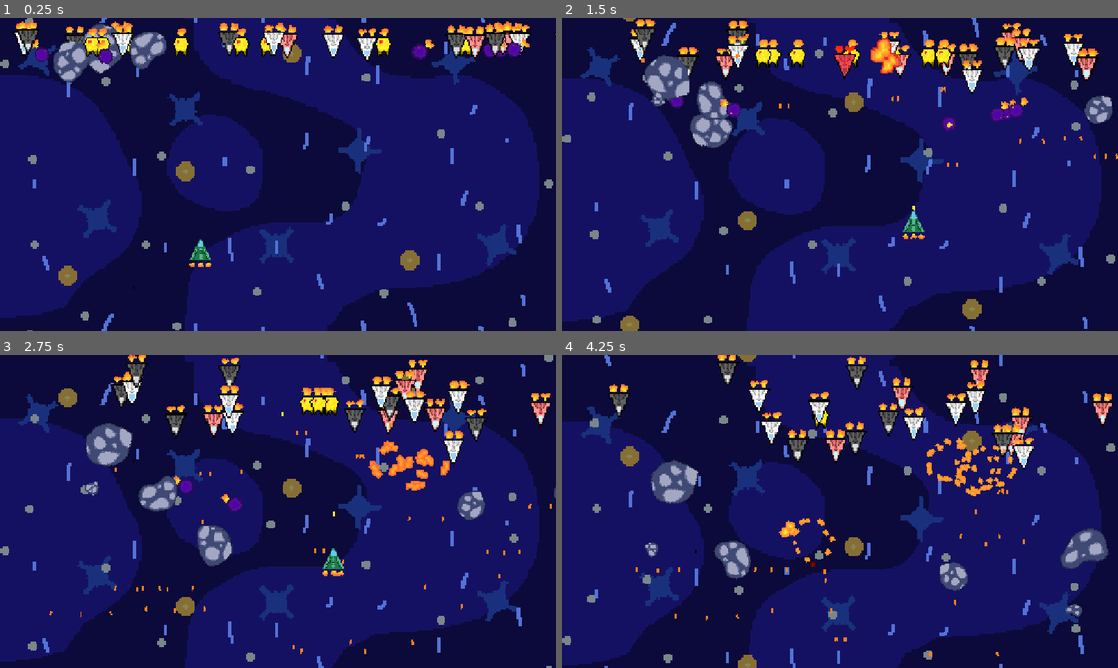
Above: before the commit, frames 1-4 (two rows, left to right).
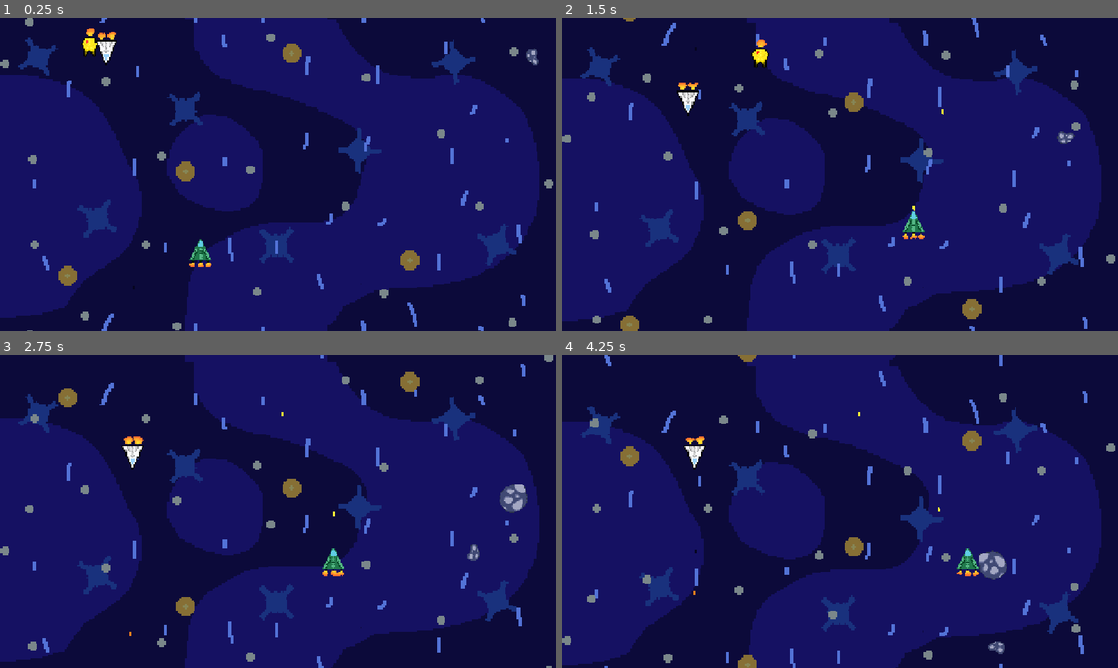
Above: after the commit, the same moments.

Repository: andreyka101/game_project_1
Game: Godot game, scene res://ALL_scenes/level/level.tscn
Two runs of this game, one before a commit and one after it. Both use one fixed random seed, a clock stepped at 60 frames per second and the inputs below.
Inputs (mouse positions are in pixels of both pictures, inside the frame that each line leads up to):
- Up to frame 1 (0.25 s): no input
- Up to frame 2 (1.5 s): move the mouse to (962, 158) at 0.52 s; tap Space (attack) at 0.6, 1.35 s; move the mouse to (728, 190) at 1.27 s
- Up to frame 3 (2.75 s): move the mouse to (333, 442) at 2.02 s; tap Space (attack) at 2.1 s
- Up to frame 4 (4.25 s): move the mouse to (812, 574) at 2.77 s; tap Space (attack) at 2.85, 3.6 s; move the mouse to (1006, 558) at 3.52 s

The runs differ from the first frame. In frame 1, 5.9% of the frame differs, in the area x 2-100%, y 1-21%; in frame 2, 8.0%; in frame 3, 9.0%; in frame 4, 9.1%, in the area x 8-100%, y 0-97%.

Commit message:
wddwdwdw

Diff:
--- a/ALL_scenes/level/level.gd
+++ b/ALL_scenes/level/level.gd
@@ -3,7 +3,7 @@
 
 var num_level_hard = 1
 var num_level_text = 1
-var price_level = 150
+var price_level = 10
 
 
 
@@ -85,39 +85,40 @@
 	while(local_price_level != 0):
 		if(local_price_level < remainder_price):
 			remainder_price = local_price_level
-		var rund_num = randi_range(1,remainder_price)
+		# var rund_num = randi_range(1,remainder_price)
+		var chance_of_appearance = randf_range(1,100)
 
-		if(rund_num == 1):
+		if(local_price_level >= 1 and chance_of_appearance < 30):
 			var meteorite_scene = load("res://ALL_scenes/meteorite/meteorite.tscn")
 			var meteorite:Area2D = meteorite_scene.instantiate()
 			meteorite.position = Vector2(randi_range(-200,1580),50)
 			add_child(meteorite)
 			local_price_level -= 1
-		if(rund_num == 2):
+		if(local_price_level >= 2 and (chance_of_appearance >= 30 and chance_of_appearance < 50)):
 			var enemyShip_1_scene = load("res://ALL_scenes/enemyShip_1/enemy_ship_1.tscn")
 			var enemyShip_1:Area2D = enemyShip_1_scene.instantiate()
 			enemyShip_1.position = Vector2(randi_range(0,1380),50)
 			add_child(enemyShip_1)
 			local_price_level -= 2
-		if(rund_num == 3):
+		if(local_price_level >= 3 and (chance_of_appearance >= 50 and chance_of_appearance < 70)):
 			var enemyShip_2_scene = load("res://ALL_scenes/enemyShip_2/enemy_ship_2.tscn")
 			var enemyShip_2:Area2D = enemyShip_2_scene.instantiate()
 			enemyShip_2.position = Vector2(randi_range(0,1380),50)
 			add_child(enemyShip_2)
 			local_price_level -= 3
-		if(rund_num == 4):
+		if(local_price_level >= 4 and (chance_of_appearance >= 70 and chance_of_appearance < 80)):
 			var enemyShip_3_scene = load("res://ALL_scenes/enemyShip_3/enemy_ship_3.tscn")
 			var enemyShip_3:Area2D = enemyShip_3_scene.instantiate()
 			enemyShip_3.position = Vector2(randi_range(0,1380),50)
 			add_child(enemyShip_3)
 			local_price_level -= 4
-		if(rund_num == 5):
+		if(local_price_level >= 5 and (chance_of_appearance >= 80 and chance_of_appearance < 95)):
 			var drone_1_scene = load("res://ALL_scenes/drone_1/drone_1.tscn")
 			var drone_1:Area2D = drone_1_scene.instantiate()
 			drone_1.position = Vector2(randi_range(0,1380),50)
 			add_child(drone_1)
 			local_price_level -= 5
-		if(rund_num == 6):
+		if(local_price_level >= 6 and (chance_of_appearance >= 95 and chance_of_appearance <= 100)):
 			var drone_2_scene = load("res://ALL_scenes/drone_2/drone_2.tscn")
 			var drone_2:Area2D = drone_2_scene.instantiate()
 			drone_2.position = Vector2(randi_range(0,1380),50)
